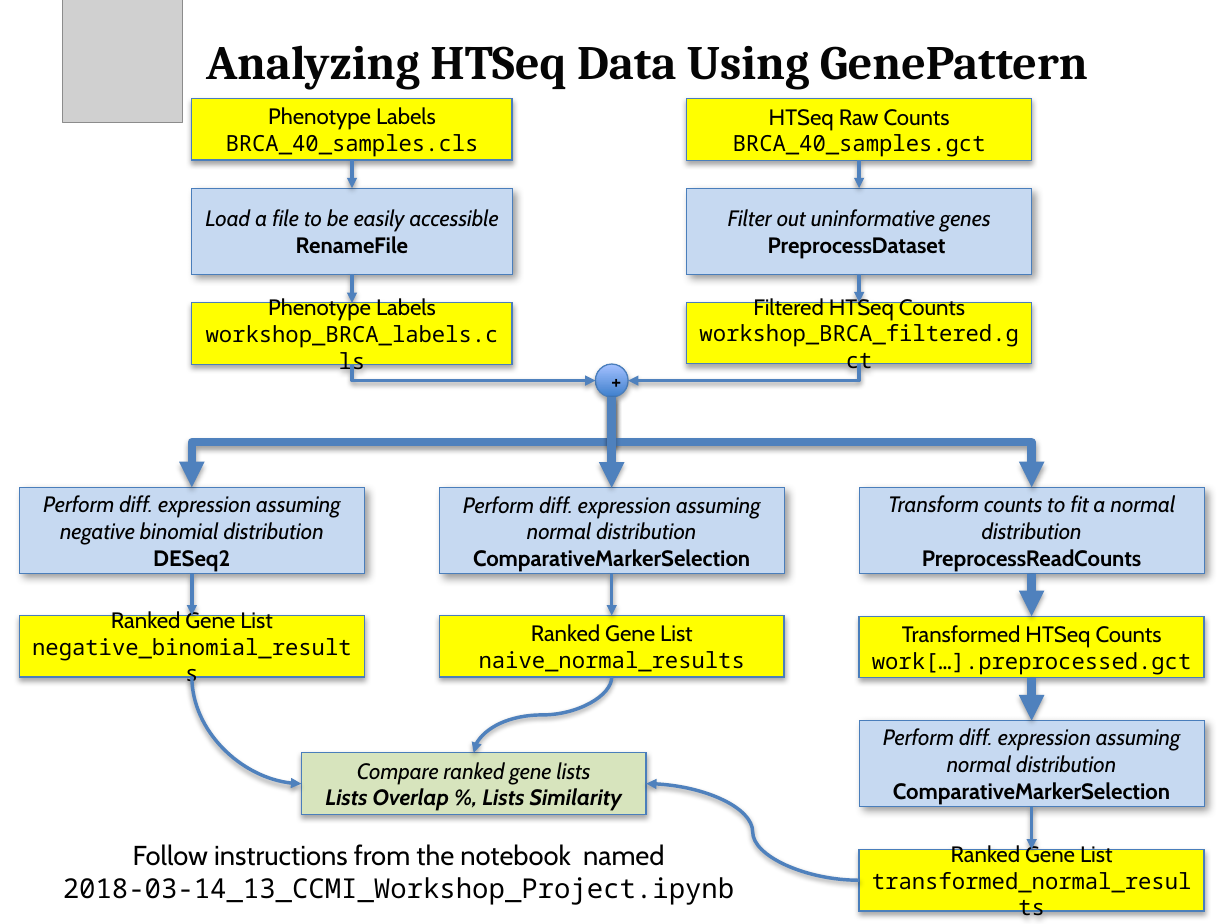
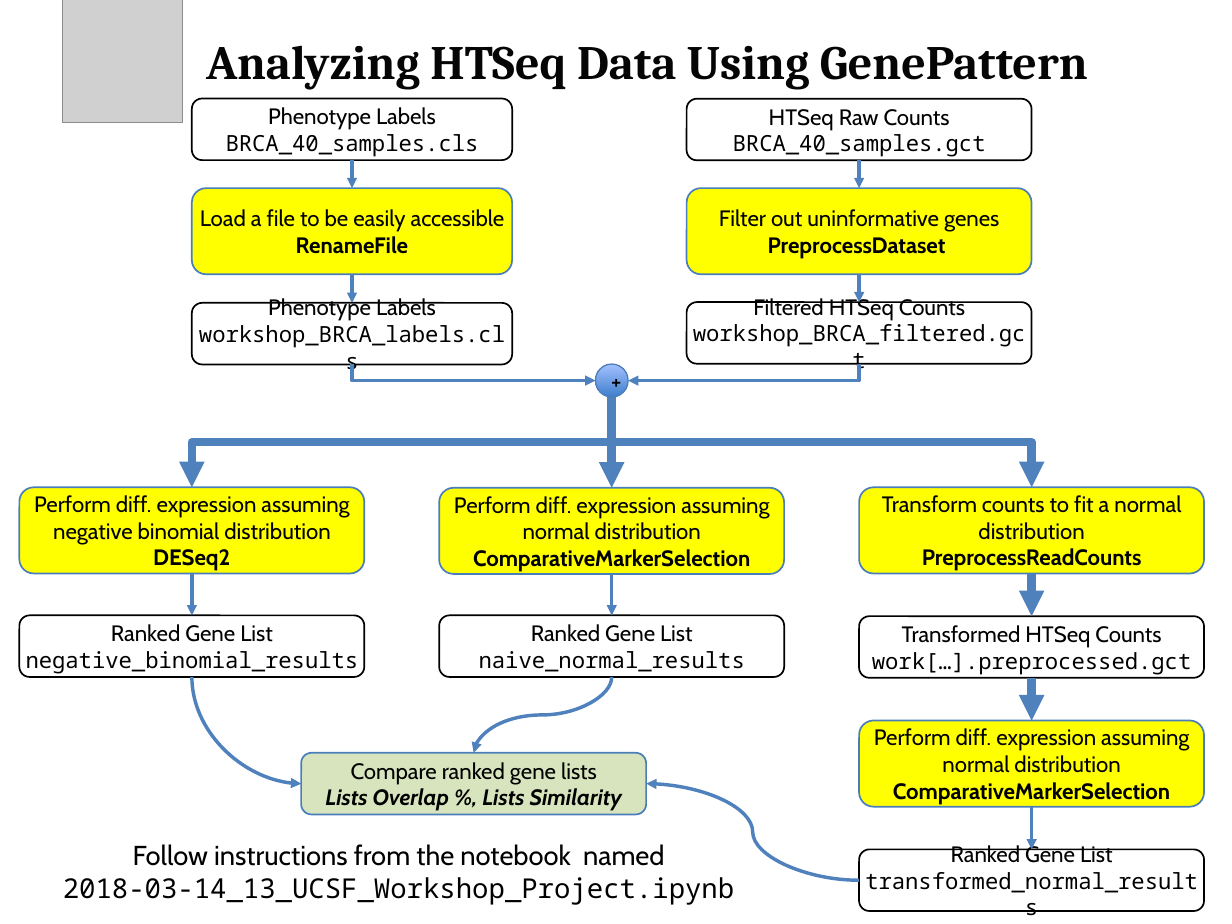
Before and after one commit to genepattern/tutorial-materials, a slide deck: slide 1 of 2018-03-14_UCSF_workshop/slides/2018-03-14_13_UCSF_Class-Project.pptx. Drawn at 1232x924 pixels with LibreOffice and Linux fonts; fonts in the diff are those of the drawing; grey boxes stand for pictures. Boxes give left, top, right and bottom in pixels: in the first picture for what was removed or moved away, otherwise in the second. Text is boxed around its words. In the diff, an @@ line names an element or a change of style, - is before the commit and + after.

```diff
--- a/2018-03-14_UCSF_workshop/slides/2018-03-14_13_UCSF_Class-Project.pptx
+++ b/2018-03-14_UCSF_workshop/slides/2018-03-14_13_UCSF_Class-Project.pptx
@@ text in rounded rectangle at (x1=200, y1=209, x2=505, y2=232): italic off in "Load a file to be easily accessible" @@
@@ text in rounded rectangle at (x1=719, y1=209, x2=999, y2=232): italic off in "Filter out uninformative genes" @@
@@ ellipse "+" at (x1=595, y1=365, x2=628, y2=398): shadow off @@
@@ text in rounded rectangle at (x1=34, y1=495, x2=349, y2=545): italic off @@
@@ text in rounded rectangle at (x1=454, y1=496, x2=769, y2=540): italic off in "Perform diff. expression assuming normal distribution" @@
@@ text in rounded rectangle at (x1=882, y1=495, x2=1181, y2=540): italic off in "Transform counts to fit a normal distribution" @@
@@ rectangle to rounded rectangle; fill #C6D9F1 to #FFFF00; outline #4A7EBB 0.75 pt to #4A7EBB 1 pt; shadow off in 6 elements at (x1=192, y1=188, x2=513, y2=275), (x1=686, y1=188, x2=1031, y2=275), (x1=20, y1=488, x2=365, y2=574), (x1=440, y1=488, x2=785, y2=574), (x1=859, y1=488, x2=1204, y2=574), (x1=859, y1=721, x2=1204, y2=807) @@
@@ text in rounded rectangle at (x1=874, y1=728, x2=1189, y2=773): italic off in "Perform diff. expression assuming normal distribution" @@
@@ rounded rectangle "Compare ranked gene lists" at (x1=301, y1=753, x2=646, y2=814): rectangle to rounded rectangle; outline #4A7EBB 0.75 pt to #4A7EBB 1 pt; shadow off @@
@@ text in rounded rectangle at (x1=351, y1=762, x2=597, y2=785): italic off in "Compare ranked gene lists" @@
@@ rectangle to rounded rectangle; fill #FFFF00 to none; outline #4A7EBB 0.75 pt to #000000 1 pt; shadow off in 8 elements at (x1=686, y1=302, x2=1031, y2=363), (x1=686, y1=99, x2=1031, y2=160), (x1=192, y1=99, x2=513, y2=160), (x1=192, y1=303, x2=513, y2=365), (x1=20, y1=616, x2=365, y2=678), (x1=440, y1=616, x2=785, y2=678), (x1=859, y1=616, x2=1204, y2=678), (x1=859, y1=849, x2=1204, y2=910) @@
@@ text at (x1=63, y1=877, x2=734, y2=905): text changed @@
-2018-03-14_13_CCMI_Workshop_Project.ipynb
+2018-03-14_13_UCSF_Workshop_Project.ipynb
```
Also in this commit, not shown: 2 other slides changed, 4 other files.
